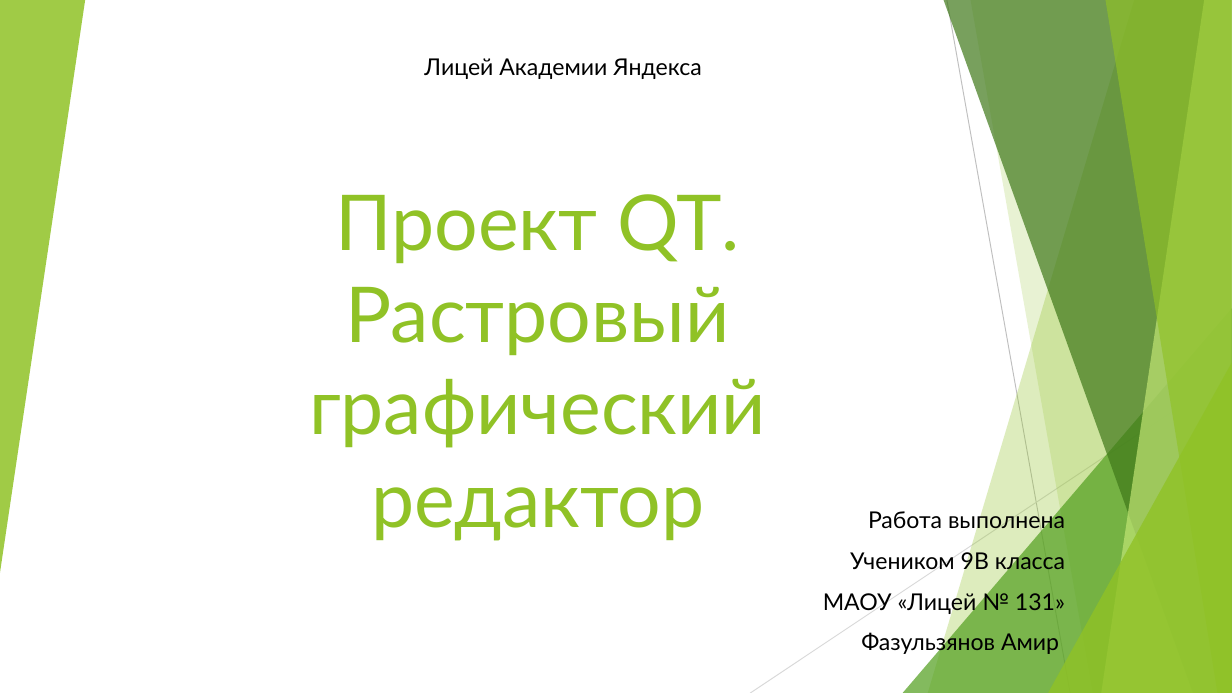
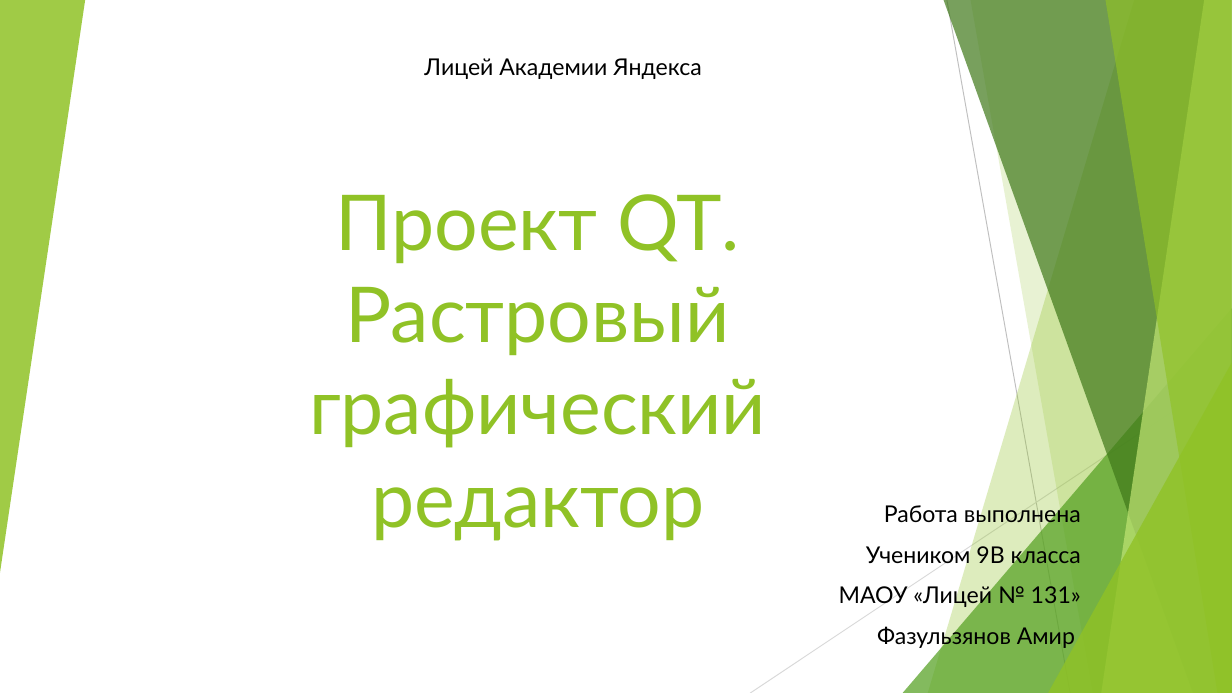
Before and after one commit to Fazam-coder/graphics_editor, a slide deck: slide 1 of Презентация QT.pptx. Drawn at 1232x693 pixels with LibreOffice and Linux fonts; fonts in the diff are those of the drawing. Boxes give left, top, right and bottom in pixels: in the first picture for what was removed or moved away, otherwise in the second. Text is boxed around its words. In the diff, an @@ line names an element or a change of style, - is before the commit and + after.

```diff
--- a/Презентация QT.pptx
+++ b/Презентация QT.pptx
@@ subtitle "Работа выполнена": place and size @@
-subtitle "Работа выполнена" at [823,508,1065,656]
+subtitle "Работа выполнена" at [839,502,1081,650]
```
Also in this commit, not shown: 6 other slides changed, 1 slide added, 1 slide removed, 12 other files.
